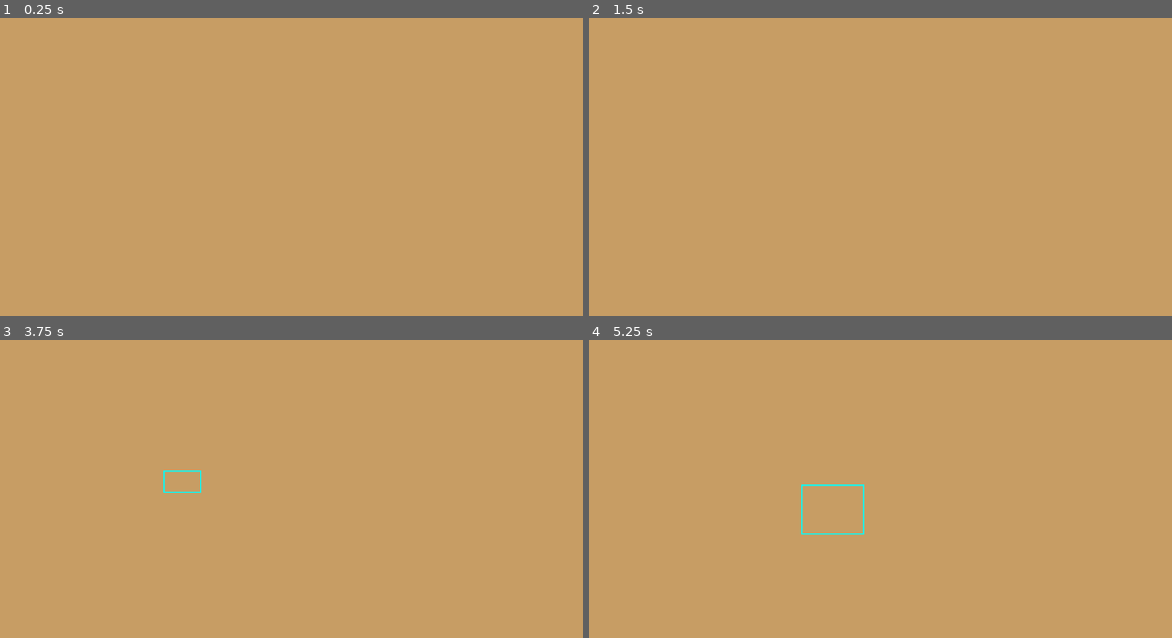
Above: before the commit, frames 1-4 (two rows, left to right).
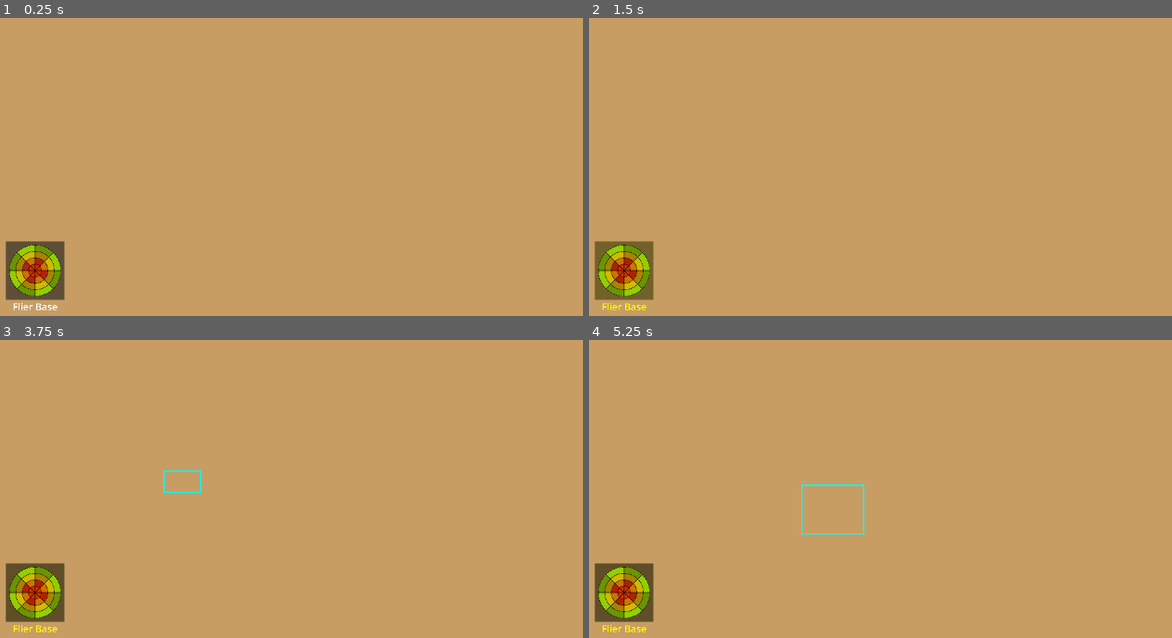
Above: after the commit, the same moments.

Repository: LSilva0/RTS
Game: Godot game, scene res://world.tscn
The game is run twice, just before and just after one commit, with the same random seed, the same clock (stepped at 60 frames per second) and the same inputs.
Inputs (mouse positions are in pixels of both pictures, inside the frame that each line leads up to):
- Up to frame 1 (0.25 s): no input
- Up to frame 2 (1.5 s): click (623, 271) at 0.52 s; click (623, 271) at 1.27 s
- Up to frame 3 (3.75 s): click (34, 593) at 2.02 s; tap Enter at 2.75 s; move the mouse to (472, 429) at 2.77 s; press the mouse at (472, 429) at 2.78 s; release the mouse at (472, 429) at 3.5 s; tap Space at 3.5 s; drag from (163, 471) to (274, 533) at 3.52 s
- Up to frame 4 (5.25 s): move the mouse to (973, 357) at 4.27 s; press the mouse at (973, 357) at 4.28 s; release the mouse at (973, 357) at 5 s; tap Enter at 5 s; drag from (863, 533) to (676, 387) at 5.02 s

The runs differ from the first frame. In frame 1, 2.1% of the frame differs, in the area x 0-12%, y 74-99%; in frame 2, 2.1%; in frame 3, 2.1%; in frame 4, 2.1%.
Error after the commit: Invalid assignment of property or key 'text' with value of type 'String' on a base object of type 'null instance'. (res://button.gd:23)

Commit message:
button_start commit

Diff:
--- /dev/null
+++ b/building_manager.tscn
@@ -0,0 +1,35 @@
+[gd_scene load_steps=5 format=3 uid="uid://ygy8sym77n73"]
+
+[ext_resource type="Texture2D" uid="uid://3ncc1d15oelr" path="res://FriendlyBase.svg" id="1_r04n3"]
+[ext_resource type="Script" uid="uid://b0c7ymyecxvpe" path="res://button.gd" id="1_vxja4"]
+[ext_resource type="PackedScene" uid="uid://e7xigmqe1n7j" path="res://basic_building.tscn" id="3_lt4la"]
+
+[sub_resource type="LabelSettings" id="LabelSettings_n4tde"]
+font_size = 150
+
+[node name="BuildingManager" type="Control"]
+layout_mode = 3
+anchors_preset = 15
+anchor_right = 1.0
+anchor_bottom = 1.0
+grow_horizontal = 2
+grow_vertical = 2
+script = ExtResource("1_vxja4")
+building_sprite = ExtResource("1_r04n3")
+building_scene = ExtResource("3_lt4la")
+
+[node name="VBoxContainer" type="VBoxContainer" parent="."]
+layout_mode = 0
+offset_right = 908.0
+offset_bottom = 935.0
+scale = Vector2(0.1, 0.1)
+
+[node name="Button" type="Button" parent="VBoxContainer"]
+layout_mode = 2
+icon = ExtResource("1_r04n3")
+
+[node name="Label" type="Label" parent="VBoxContainer"]
+layout_mode = 2
+text = "Flier Base"
+label_settings = SubResource("LabelSettings_n4tde")
+horizontal_alignment = 1
--- /dev/null
+++ b/button.gd
@@ -0,0 +1,39 @@
+# BuildingButton.gd
+extends Control
+
+@export var building_name: String = "Flier Base"
+@export var building_sprite: Texture2D
+@export var building_scene: PackedScene  # The actual building to spawn
+
+@onready var sprite_button = $VBoxContainer/Button
+@onready var name_label = $VBoxContainer/Label
+
+# Signal to communicate with the main game/building system
+signal building_selected(building_data)
+
+func _ready():
+	setup_button()
+
+func setup_button():
+	# Set up the sprite button
+	if building_sprite:
+		sprite_button.icon = building_sprite
+
+	# Set up the name label
+	name_label.text = building_name
+
+	# Connect the button signal
+	sprite_button.pressed.connect(_on_button_pressed)
+
+func _on_button_pressed():
+	var building_data = {
+		"name": building_name,
+		"sprite": building_sprite,
+		"scene": building_scene
+	}
+
+	# Emit signal to activate building mode
+	building_selected.emit(building_data)
+
+	# Optional: Visual feedback that this building is selected
+	modulate = Color.YELLOW  # Highlight the selected button
--- a/project.godot
+++ b/project.godot
@@ -14,6 +14,10 @@
 run/main_scene="uid://0kp6ghpvhrvx"
 config/features=PackedStringArray("4.4", "GL Compatibility")
 config/icon="res://icon.svg"
+
+[autoload]
+
+GlobalButton="*res://button.gd"
 
 [global_group]
 
--- a/world.tscn
+++ b/world.tscn
@@ -1,6 +1,7 @@
-[gd_scene load_steps=2 format=3 uid="uid://0kp6ghpvhrvx"]
+[gd_scene load_steps=3 format=3 uid="uid://0kp6ghpvhrvx"]
 
 [ext_resource type="Script" uid="uid://bnam678ue20ab" path="res://world.gd" id="1_fj7yv"]
+[ext_resource type="PackedScene" uid="uid://ygy8sym77n73" path="res://building_manager.tscn" id="2_fj7yv"]
 
 [node name="World" type="Node2D" node_paths=PackedStringArray("color_rect")]
 z_index = 1
@@ -14,3 +15,9 @@
 offset_right = 1152.0
 offset_bottom = 648.0
 color = Color(0.779452, 0.613813, 0.392035, 1)
+
+[node name="Control" parent="." instance=ExtResource("2_fj7yv")]
+offset_left = 100.0
+offset_top = 500.0
+offset_right = 100.0
+offset_bottom = 500.0
Not shown, added: button.gd.uid
